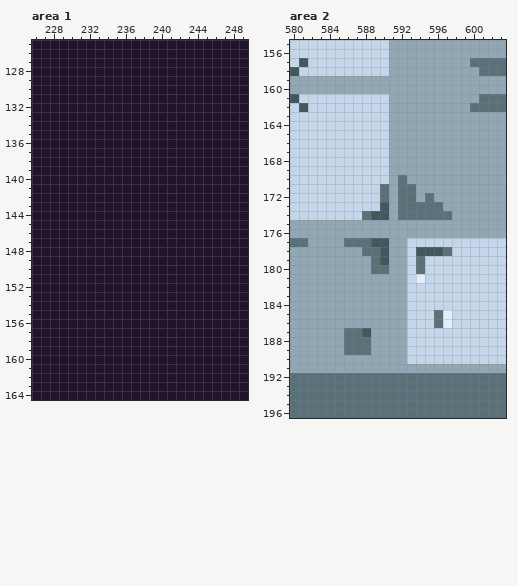
One commit to this pixel-art file: assets/art/bgs/bg_01_master - Copy.aseprite. The picture above was drawn from the file before the commit.
1024x1024 pixels, 1 frame. Colours within 5 levels of each other are drawn and written as one. Shown: area 1: x 226..249, y 125..164; area 2: x 580..603, y 155..196. The commit also changed other parts of the picture, which this record leaves out.
The result:
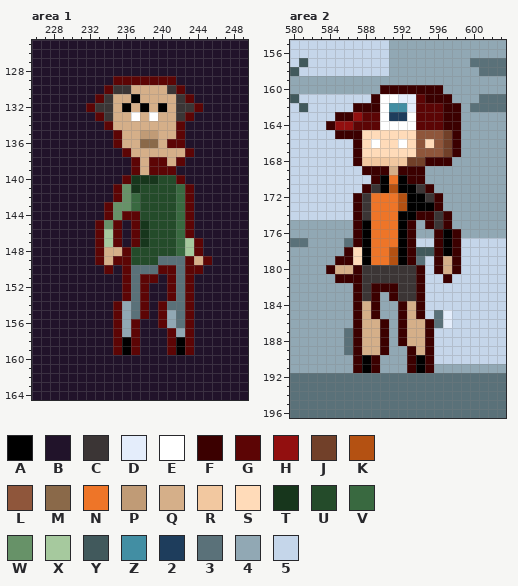
Palette (. is transparent): A #000000  B #21132a  C #3b3535  D #e4edfb  E #ffffff  F #3b0000  G #5c0505  H #920f0f  J #714029  K #b45112  L #8f563b  M #8a6949  N #ee7528  P #c09b76  Q #d5af89  R #f2c8a0  S #ffdbb9  T #17361c  U #244b2a  V #396940  W #679268  X #a6c99e  Y #41595c  Z #428ea3  2 #1e3d5c  3 #5a7179  4 #91a8b4  5 #c5d6ea
The author wrote: npc drafted placements
What changed:
layer "CHARACTERS/NPC_DRAFTING" added
--- area 1, layer "CHARACTERS/NPC_DRAFTING"
@@ x 226..249 @@
 128 BBBBBBBBBBBBBBBBBBBBBBBB
-129 BBBBBBBBBBBBBBBBBBBBBBBB
-130 BBBBBBBBBBBBBBBBBBBBBBBB
-131 BBBBBBBBBBBBBBBBBBBBBBBB
-132 BBBBBBBBBBBBBBBBBBBBBBBB
-133 BBBBBBBBBBBBBBBBBBBBBBBB
-134 BBBBBBBBBBBBBBBBBBBBBBBB
-135 BBBBBBBBBBBBBBBBBBBBBBBB
-136 BBBBBBBBBBBBBBBBBBBBBBBB
-137 BBBBBBBBBBBBBBBBBBBBBBBB
-138 BBBBBBBBBBBBBBBBBBBBBBBB
-139 BBBBBBBBBBBBBBBBBBBBBBBB
-140 BBBBBBBBBBBBBBBBBBBBBBBB
-141 BBBBBBBBBBBBBBBBBBBBBBBB
-142 BBBBBBBBBBBBBBBBBBBBBBBB
-143 BBBBBBBBBBBBBBBBBBBBBBBB
-144 BBBBBBBBBBBBBBBBBBBBBBBB
-145 BBBBBBBBBBBBBBBBBBBBBBBB
-146 BBBBBBBBBBBBBBBBBBBBBBBB
-147 BBBBBBBBBBBBBBBBBBBBBBBB
-148 BBBBBBBBBBBBBBBBBBBBBBBB
-149 BBBBBBBBBBBBBBBBBBBBBBBB
-150 BBBBBBBBBBBBBBBBBBBBBBBB
-151 BBBBBBBBBBBBBBBBBBBBBBBB
-152 BBBBBBBBBBBBBBBBBBBBBBBB
-153 BBBBBBBBBBBBBBBBBBBBBBBB
-154 BBBBBBBBBBBBBBBBBBBBBBBB
-155 BBBBBBBBBBBBBBBBBBBBBBBB
-156 BBBBBBBBBBBBBBBBBBBBBBBB
-157 BBBBBBBBBBBBBBBBBBBBBBBB
-158 BBBBBBBBBBBBBBBBBBBBBBBB
-159 BBBBBBBBBBBBBBBBBBBBBBBB
+129 BBBBBBBBBGGGGGGGBBBBBBBB
+130 BBBBBBBBGCCQQQQCGBBBBBBB
+131 BBBBBBBGCQQAQQQQCGBBBBBB
+132 BBBBBBGCCQAQAQAQCCGBBBBB
+133 BBBBBBBGCQQEQEQQCGBBBBBB
+134 BBBBBBBBGQQQQQQQGBBBBBBB
+135 BBBBBBBBBGQQPPQQGBBBBBBB
+136 BBBBBBBBBGQQMMQGGBBBBBBB
+137 BBBBBBBBBBGQQQQQQGBBBBBB
+138 BBBBBBBBBBBGQGGQGBBBBBBB
+139 BBBBBBBBBBBGQGGGBBBBBBBB
+140 BBBBBBBBBBGTTTUUGBBBBBBB
+141 BBBBBBBBBGWTUUUUVGBBBBBB
+142 BBBBBBBBBGWVUUUUVGBBBBBB
+143 BBBBBBBBGWWVUUUUVGBBBBBB
+144 BBBBBBBBGWGGUUUUVGBBBBBB
+145 BBBBBBBGWGBGTUUUVGBBBBBB
+146 BBBBBBBGXGBGTUUUVGBBBBBB
+147 BBBBBBBGXGBGTUUUVXGBBBBB
+148 BBBBBBBGQQGUUUUUVXGBBBBB
+149 BBBBBBBGQGGUUU333GQGBBBB
+150 BBBBBBBBGBG333GG3GGBBBBB
+151 BBBBBBBBBBG3GGBG3GBBBBBB
+152 BBBBBBBBBBG3GBBG3GBBBBBB
+153 BBBBBBBBBBG3GBBG3GBBBBBB
+154 BBBBBBBBBG43GBG33GBBBBBB
+155 BBBBBBBBBG43GBG43GBBBBBB
+156 BBBBBBBBBG4GBBG43GBBBBBB
+157 BBBBBBBBBG4GBBBG4GBBBBBB
+158 BBBBBBBBBGAGBBBGAGBBBBBB
+159 BBBBBBBBBGAGBBBGAGBBBBBB
 160 BBBBBBBBBBBBBBBBBBBBBBBB
--- area 2, layer "CHARACTERS/NPC_DRAFTING"
@@ x 580..603 @@
 159 444444444444444444444444
-160 444444444444444444444444
-161 Y55555555554444444444333
-162 5Y5555555554444444443333
-163 555555555554444444444444
-164 555555555554444444444444
-165 555555555554444444444444
-166 555555555554444444444444
-167 555555555554444444444444
-168 555555555554444444444444
-169 555555555554444444444444
-170 555555555554344444444444
-171 555555555534334444444444
-172 555555555534334344444444
-173 5555555555Y4333334444444
-174 555555553YY4333333444444
-175 444444444444444444444444
-176 444444444444444444444444
-177 334444333YY4455555555555
-178 4444444433Y445YYY3555555
-179 4444444443Y4453555555555
-180 444444444334453555555555
-181 44444444444445D555555555
-182 444444444444455555555555
-183 444444444444455555555555
-184 444444444444455555555555
-185 44444444444445553D555555
-186 44444444444445553D555555
-187 44444433Y444455555555555
-188 444444333444455555555555
-189 444444333444455555555555
-190 444444444444455555555555
-191 444444444444444444444444
+160 4444444444FFFFFFF4444444
+161 Y55555555FEEDDGFFF444333
+162 5Y55555FFFEZZDGGGFF43333
+163 55555FFHGGE22EGGGFF44444
+164 5555FHHGGGEEEEGGGFF44444
+165 55555FFFSSSSSSLLLJF44444
+166 5555555FSESSESLSLJF44444
+167 5555555FSSSSSSLLLJF44444
+168 5555555FRRRRRJJFFF444444
+169 55555555FFFQFFF444444444
+170 555555555FANAFF444444444
+171 55555555FCAKAACF44444444
+172 5555555FCNNNKAACF4444444
+173 5555555FCNNNKAAAF4444444
+174 5555555FCNNNAAFFCF444444
+175 4444444FANNNAF4FCF444444
+176 4444444FANNNAF44FAF44444
+177 3344443FANNNAF55FAF55555
+178 444444FSANNKAFYYFAF55555
+179 44444FFSANNKAF35FQF55555
+180 4444FQQFCCCCCCF5FQF55555
+181 44444FFFCCCCCCF55F555555
+182 4444444FCFFFCCF555555555
+183 4444444FCF4FCCF555555555
+184 4444444FQF44FQF555555555
+185 4444444FQF44FQF53D555555
+186 4444444FQQF4FQQF3D555555
+187 4444443FQQF4FQQF55555555
+188 4444443FQQF4FQQF55555555
+189 4444443FQQF44FQF55555555
+190 4444444FAF444FAF55555555
+191 4444444FAF444FAF44444444
 192 333333333333333333333333
Boxes around the changes in both pictures, in picture pixels (x1, y1, x2, y2):
changed: (86, 76, 212, 355)
changed: (326, 85, 461, 373)
